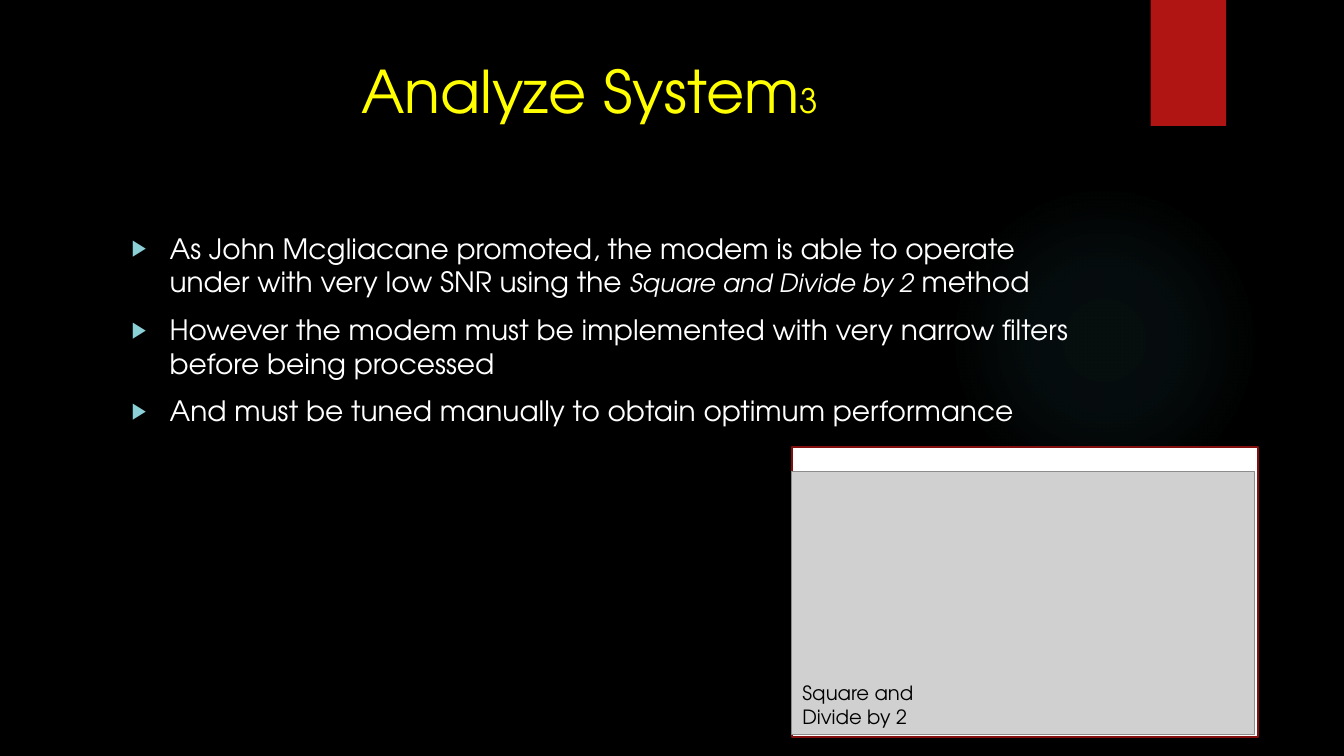
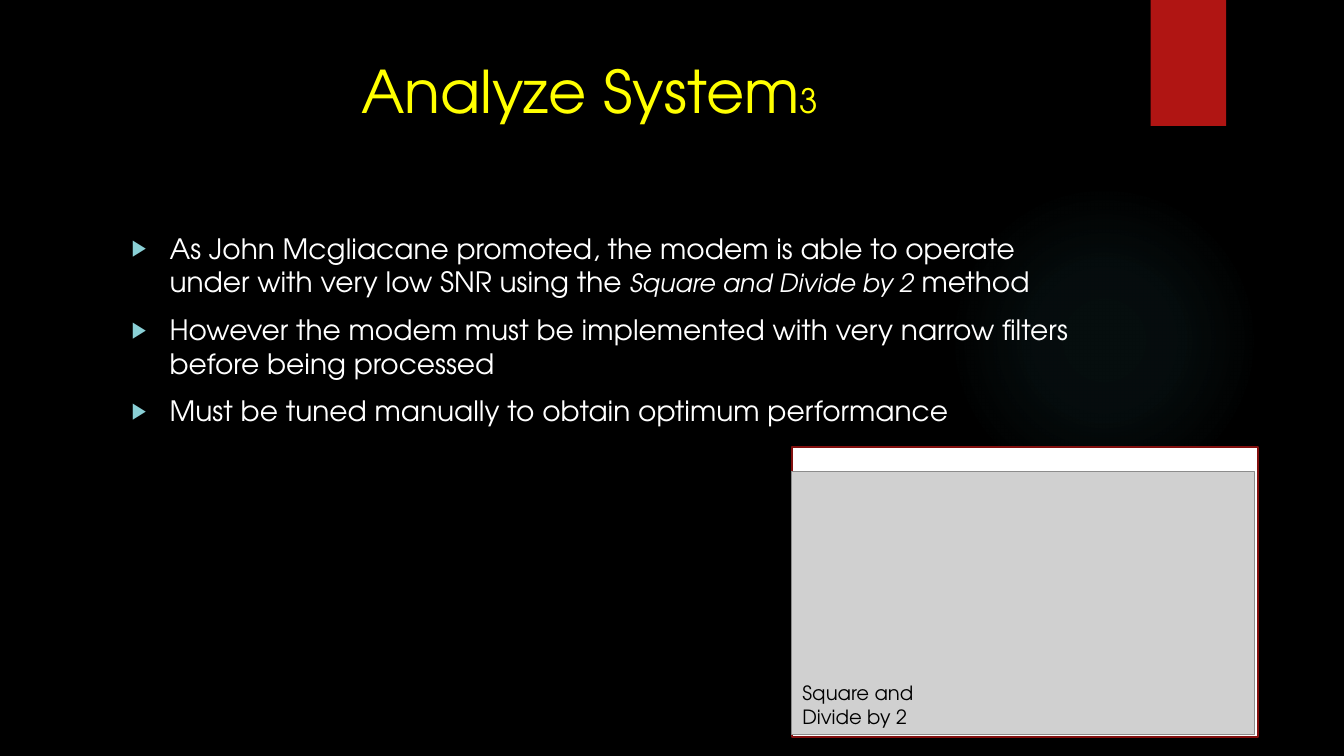
Before and after one commit to RadioInnovators/SD, a slide deck: slide 13 of WebEx/SD1/Review_01/review_02.pptx. Drawn at 1344x756 pixels with LibreOffice and Linux fonts; fonts in the diff are those of the drawing; grey boxes stand for pictures; background and template pictures are left out. Boxes give left, top, right and bottom in pixels: in the first picture for what was removed or moved away, otherwise in the second. Text is boxed around its words. In the diff, an @@ line names an element or a change of style, - is before the commit and + after.

```diff
--- a/WebEx/SD1/Review_01/review_02.pptx
+++ b/WebEx/SD1/Review_01/review_02.pptx
@@ text at bbox=[170, 400, 948, 427]: text changed @@
-▶ And must be tuned manually to obtain optimum performance
+▶ Must be tuned manually to obtain optimum performance
```
Also in this commit, not shown: 4 other slides changed, 2 slides added.
